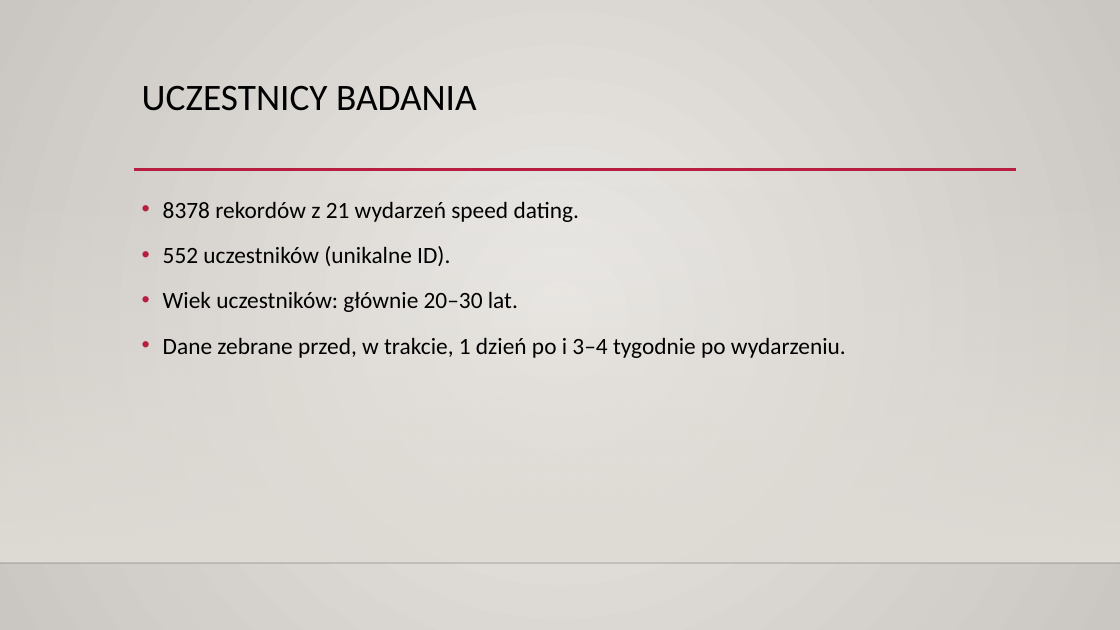
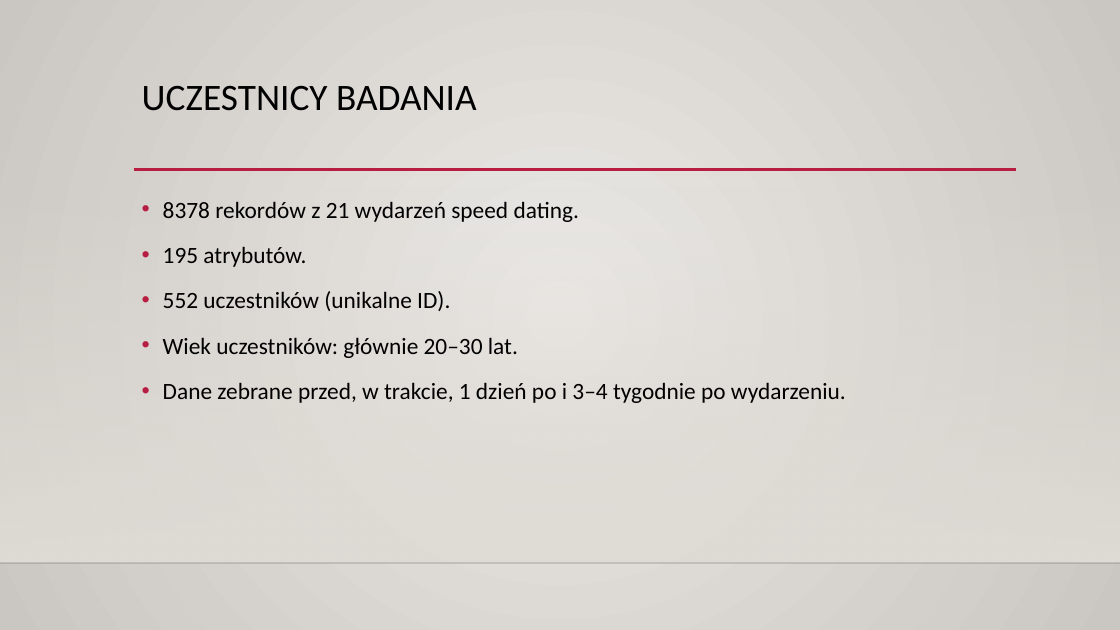
Before and after one commit to JakubBron/ed, a slide deck: slide 4 of Prezentacja.pptx. Drawn at 1120x630 pixels with LibreOffice and Linux fonts; fonts in the diff are those of the drawing; background and template pictures are left out. Boxes give left, top, right and bottom in pixels: in the first picture for what was removed or moved away, otherwise in the second. Text is boxed around its words. In the diff, an @@ line names an element or a change of style, - is before the commit and + after.

```diff
--- a/Prezentacja.pptx
+++ b/Prezentacja.pptx
@@ text at [163,246,306,267]: paragraph added @@
+• 195 atrybutów.
```
Also in this commit, not shown: 3 other slides changed, 2 slides added, 3 other files.
